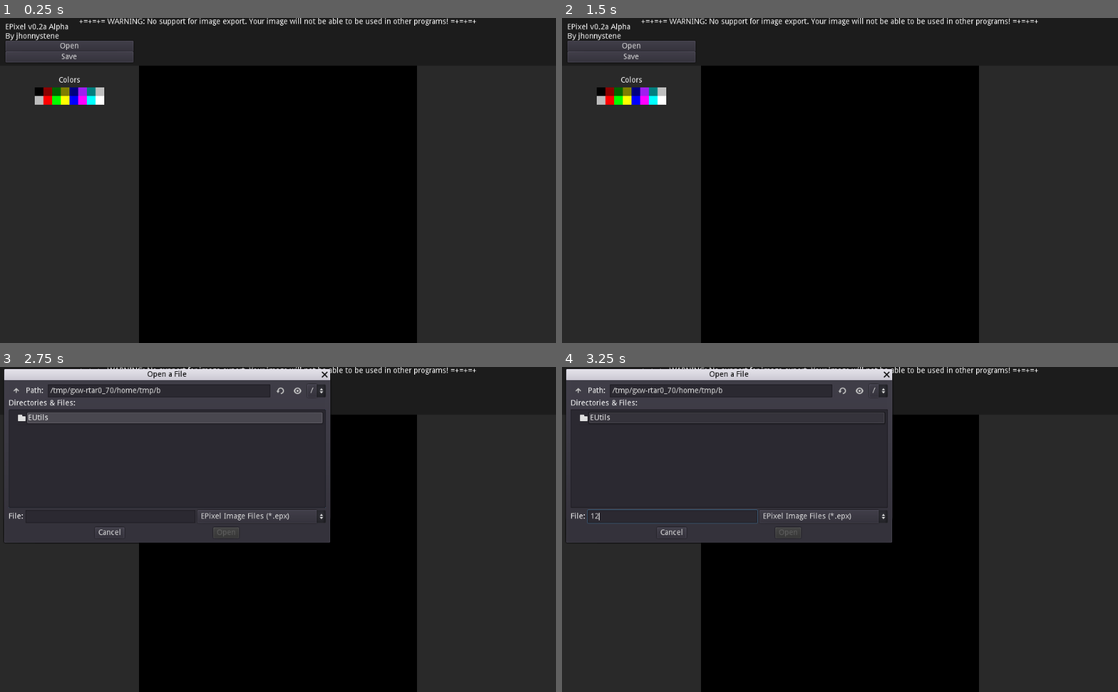
Above: before the commit, frames 1-4 (two rows, left to right).
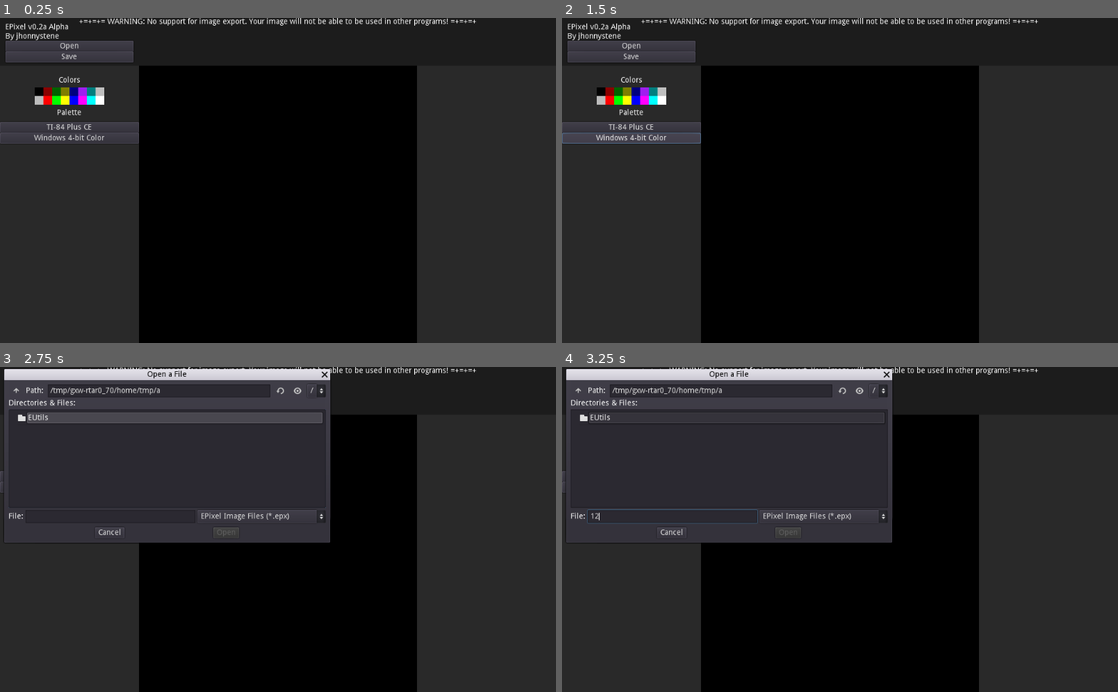
Above: after the commit, the same moments.

Repository: jhonnystene/EPixel
Game: Godot game, scene res://EPixel_Main.tscn
Two runs of this game, one before a commit and one after it. Both use one fixed random seed, a clock stepped at 60 frames per second and the inputs below.
Inputs (mouse positions are in pixels of both pictures, inside the frame that each line leads up to):
- Up to frame 1 (0.25 s): no input
- Up to frame 2 (1.5 s): click (628, 128) at 0.5 s, where only the run after the commit has a clickable "TI-84 Plus CE"; click (628, 138) at 1.25 s, where only the run after the commit has a clickable "Windows 4-bit Color"
- Up to frame 3 (2.75 s): click "Open" at 2 s
- Up to frame 4 (3.25 s): click (673, 516) at 2.77 s; type "12" at 2.85 s

The runs differ from the first frame. In frame 1, 1.1% of the frame differs, in the area x 0-25%, y 27-39%; in frame 2, 1.4%; in frame 3, less than 0.1%; in frame 4, less than 0.1%.

Commit message:
Selectable palettes

Diff:
--- a/EPixel_Main.gd
+++ b/EPixel_Main.gd
@@ -20,8 +20,9 @@
 const COLOR_DARKGRAY = Color(78, 78, 78, 255)
 const COLOR_VERYDARKGRAY = Color(24, 24, 24, 255)
 
-#const COLORS = [Color.blue, Color.red, Color.black, Color.magenta, Color.green, Color.orange, Color.brown, Color.navyblue, Color.lightblue, Color.yellow, Color.white, Color.lightgray, Color.gray, Color.darkgray]
-const COLORS = [Color.black, Color.darkred, Color.darkgreen, Color.olive, Color.navyblue, Color.purple, Color.teal, Color.silver, Color.gray, Color.red, Color.lime, Color.yellow, Color.blue, Color.fuchsia, Color.aqua, Color.white]
+const COLORS_TI84CE = [Color.blue, Color.red, Color.black, Color.magenta, Color.green, Color.orange, Color.brown, Color.navyblue, Color.lightblue, Color.yellow, Color.white, Color.lightgray, Color.gray, Color.darkgray]
+const COLORS_WIN16 = [Color.black, Color.darkred, Color.darkgreen, Color.olive, Color.navyblue, Color.purple, Color.teal, Color.silver, Color.gray, Color.red, Color.lime, Color.yellow, Color.blue, Color.fuchsia, Color.aqua, Color.white]
+var COLORS = COLORS_WIN16
 var currentColor = Color.blue
 var pixel = preload("res://Pixel.tscn")
 
@@ -83,6 +84,12 @@
 	$SaveLoadMenu/FileDialog.access = FileDialog.ACCESS_FILESYSTEM
 	$SaveLoadMenu/FileDialog.set_filters(PoolStringArray(["*.epx ; EPixel Image Files"]))
 
+	refreshColorPicker()
+
+func refreshColorPicker():
+	for child in $ColorPicker.get_children():
+		child.queue_free()
+
 	# Populate color picker
 	var colorPickerColor = load("res://ColorPickerColor.tscn")
 	var x = 0
@@ -128,3 +135,12 @@
 		open_file.close()
 		image = EUtilsImage.EPXToImage(fileContents)
 		updateImage()
+
+
+func _on_TIPaletteButton_pressed():
+	COLORS = COLORS_TI84CE
+	refreshColorPicker()
+
+func _on_Win16PaletteButton_pressed():
+	COLORS = COLORS_WIN16
+	refreshColorPicker()
--- a/EPixel_Main.tscn
+++ b/EPixel_Main.tscn
@@ -37,6 +37,13 @@
 margin_right = 256.0
 margin_bottom = 34.0
 text = "Colors"
+align = 1
+
+[node name="PaletteLabel" type="Label" parent="UIBackground/LeftBarBackground"]
+margin_top = 80.0
+margin_right = 256.0
+margin_bottom = 94.0
+text = "Palette"
 align = 1
 
 [node name="RightBarBackground" type="ColorRect" parent="UIBackground"]
@@ -112,6 +119,27 @@
 __meta__ = {
 "_edit_use_anchors_": false
 }
+
+[node name="PaletteButtons" type="Control" parent="."]
+margin_top = 192.0
+margin_right = 256.0
+margin_bottom = 232.0
+
+[node name="TIPaletteButton" type="Button" parent="PaletteButtons"]
+margin_right = 256.0
+margin_bottom = 20.0
+text = "TI-84 Plus CE"
+__meta__ = {
+"_edit_use_anchors_": false
+}
+
+[node name="Win16PaletteButton" type="Button" parent="PaletteButtons"]
+margin_top = 20.0
+margin_right = 256.0
+margin_bottom = 40.0
+text = "Windows 4-bit Color"
 [connection signal="pressed" from="SaveLoadMenu/OpenButton" to="." method="_on_OpenButton_pressed"]
 [connection signal="pressed" from="SaveLoadMenu/SaveButton" to="." method="_on_SaveButton_pressed"]
 [connection signal="file_selected" from="SaveLoadMenu/FileDialog" to="." method="_on_FileDialog_file_selected"]
+[connection signal="pressed" from="PaletteButtons/TIPaletteButton" to="." method="_on_TIPaletteButton_pressed"]
+[connection signal="pressed" from="PaletteButtons/Win16PaletteButton" to="." method="_on_Win16PaletteButton_pressed"]
